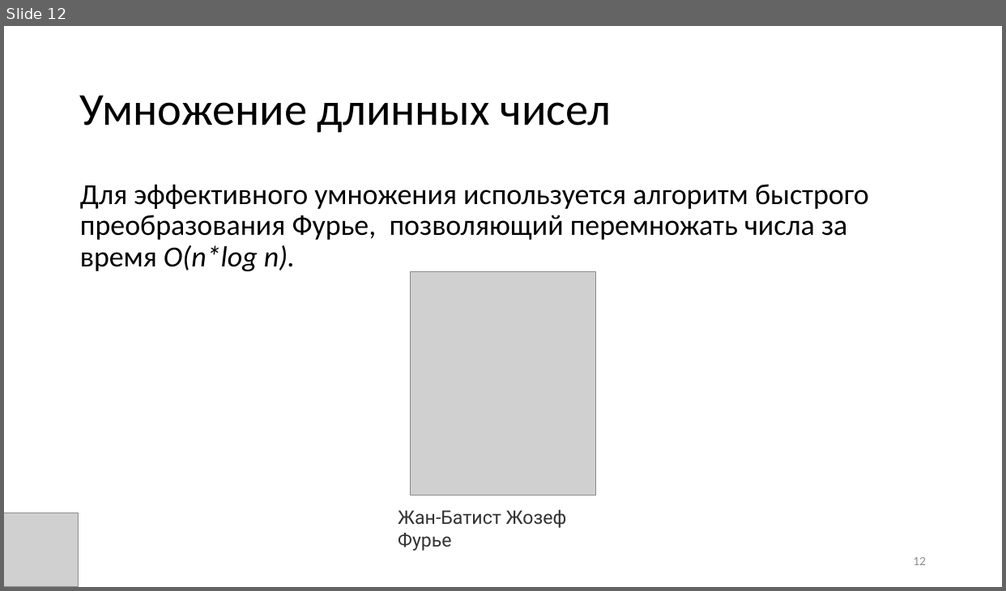
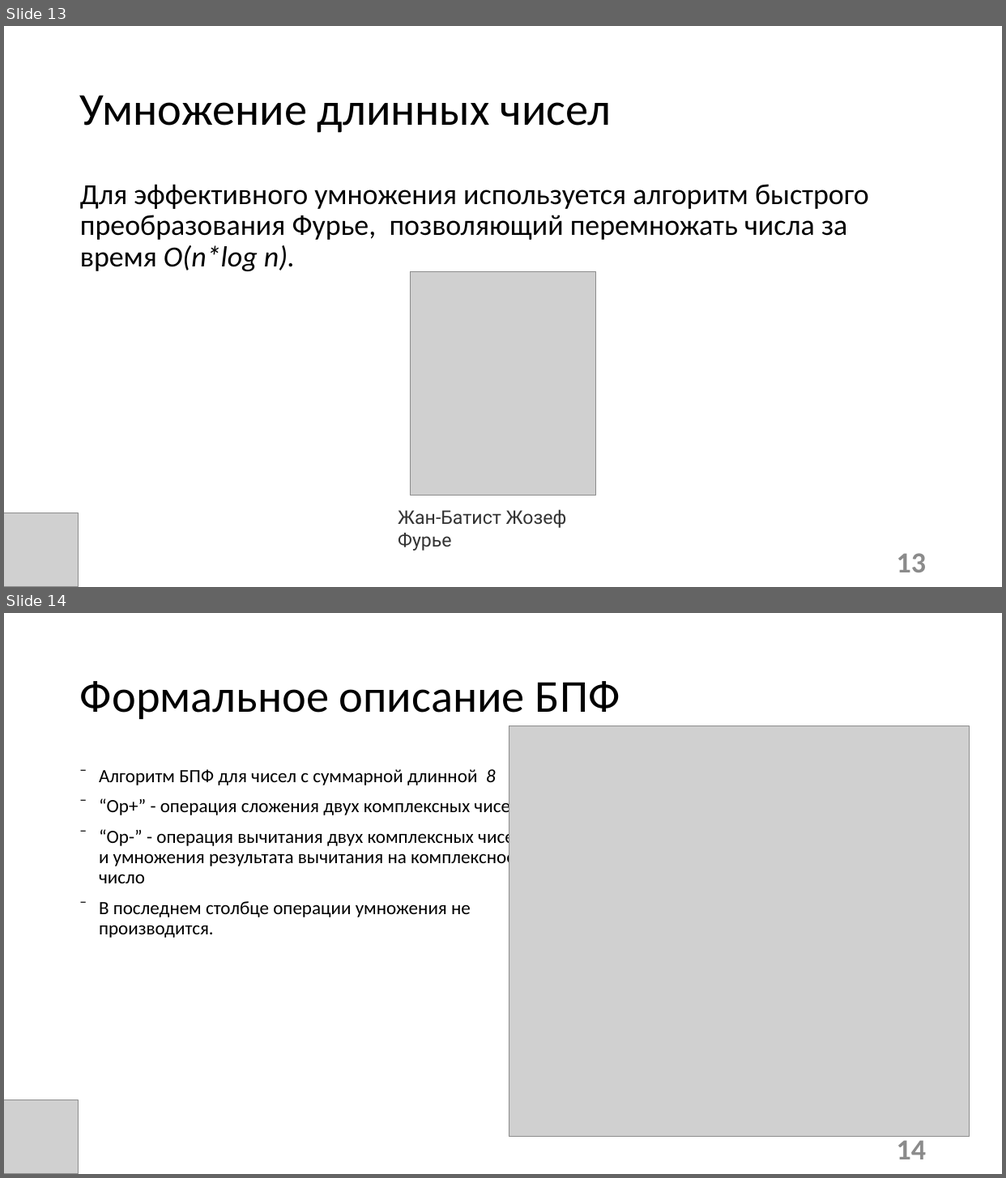
Before and after one commit to candyliving/fefu_long_arithmetic, a slide deck: Эффективная длинная арифметика.pptx. Shown one above the other, each under a label of ours: slide 12 before the commit, slides 13 and 14 after it. The pictures are 1006x591 and 1006x1178 pixels, drawn with LibreOffice and Linux fonts; fonts in the diff are those of the drawing; grey boxes stand for pictures. Boxes give left, top, right and bottom in pixels: in the first picture for what was removed or moved away, otherwise in the second. Text is boxed around its words. In the diff, an @@ line names an element or a change of style, - is before the commit and + after.

```diff
--- a/Эффективная длинная арифметика.pptx
+++ b/Эффективная длинная арифметика.pptx
@@ slide 14 added at [4, 613, 1002, 1174], background #FFFFFF @@
@@ title added at [80, 681, 620, 719], 44 pt, text #000000 @@
+Формальное описание БПФ
@@ picture added at [509, 726, 970, 1136] @@
@@ text added at [99, 769, 523, 938], 18 pt, text #000000 @@
+⁻ Алгоритм БПФ для чисел с суммарной длинной 8
+⁻ “Op+” - операция сложения двух комплексных чисел
+⁻ “Op-” - операция вычитания двух комплексных чисел и умножения результата вычитания на комплексное число
+⁻ В последнем столбце операции умножения не производится.
@@ picture added at [4, 1101, 78, 1174] @@
@@ page number added at [897, 1135, 926, 1160], 28 pt, text #8C8C8C, bold @@
+14
@@ what was slide 12 is now slide 13 @@
@@ page number at [897, 553, 926, 573]: text changed; size 12 to 28 pt; bold on @@
-12
+13
```
Also in this commit, not shown: 11 slides changed, 7 other slides added, 1 other file.
